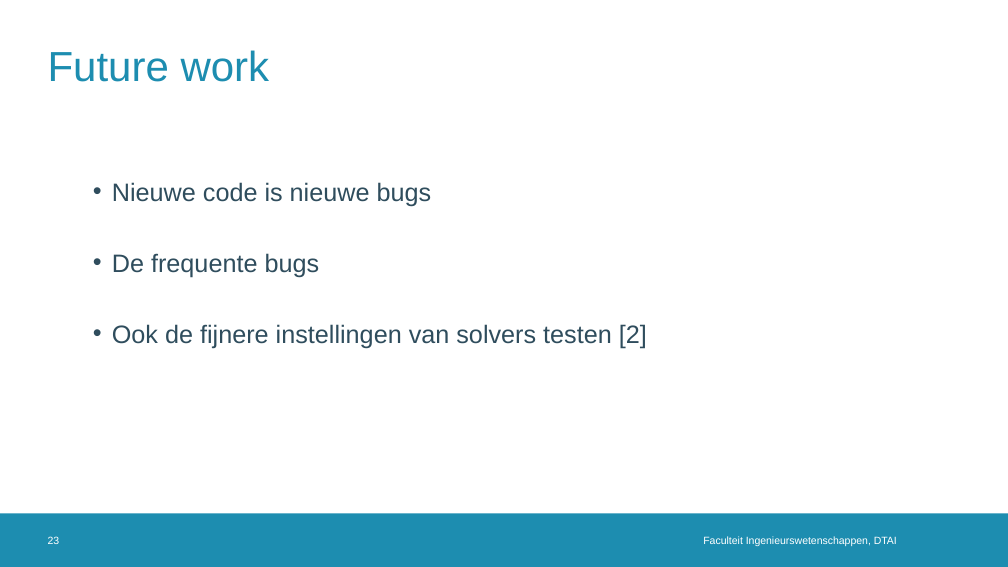
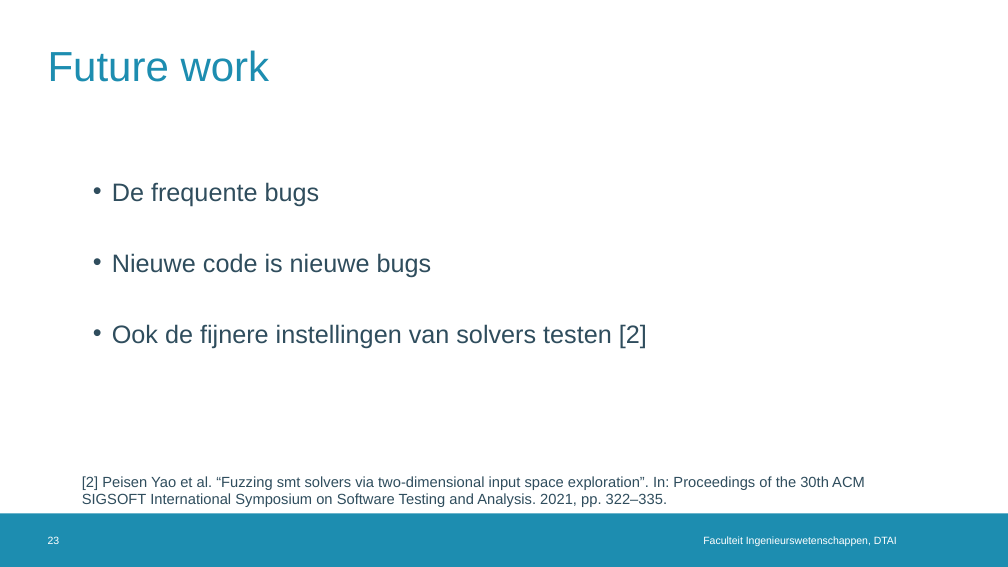
Before and after one commit to rubenkindt/Masterproef-paper-RubenKindt, a slide deck: slide 23 of Milestones/M3 december presentation/M3.pptx. Drawn at 1008x567 pixels with LibreOffice and Linux fonts; fonts in the diff are those of the drawing; background and template pictures are left out. Boxes give left, top, right and bottom in pixels: in the first picture for what was removed or moved away, otherwise in the second. Text is boxed around its words. In the diff, an @@ line names an element or a change of style, - is before the commit and + after.

```diff
--- a/Milestones/M3 december presentation/M3.pptx
+++ b/Milestones/M3 december presentation/M3.pptx
@@ text at (112, 182, 320, 207): paragraph added @@
+  • De frequente bugs
@@ text at (112, 253, 320, 278): paragraph removed @@
-  • De frequente bugs
@@ text added at (82, 476, 865, 507), 14 pt, text #2F4D5D @@
+[2] Peisen Yao et al. “Fuzzing smt solvers via two-dimensional input space exploration”. In: Proceedings of the 30th ACM SIGSOFT International Symposium on Software Testing and Analysis. 2021, pp. 322–335.
```
Also in this commit, not shown: 9 other slides changed, 7 slides added, 1 other file.
